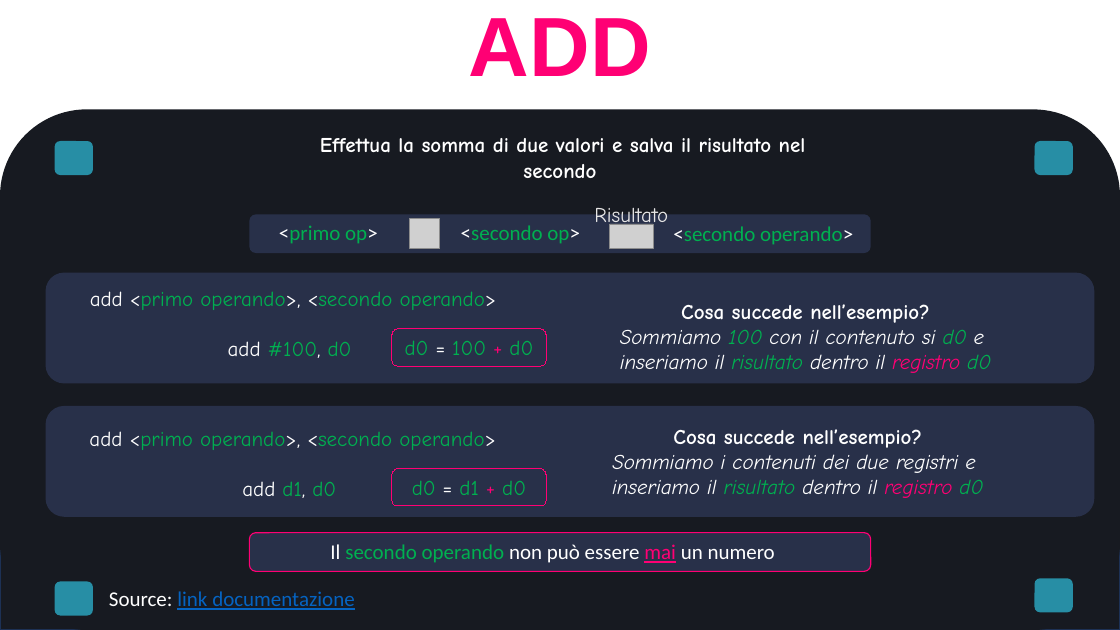
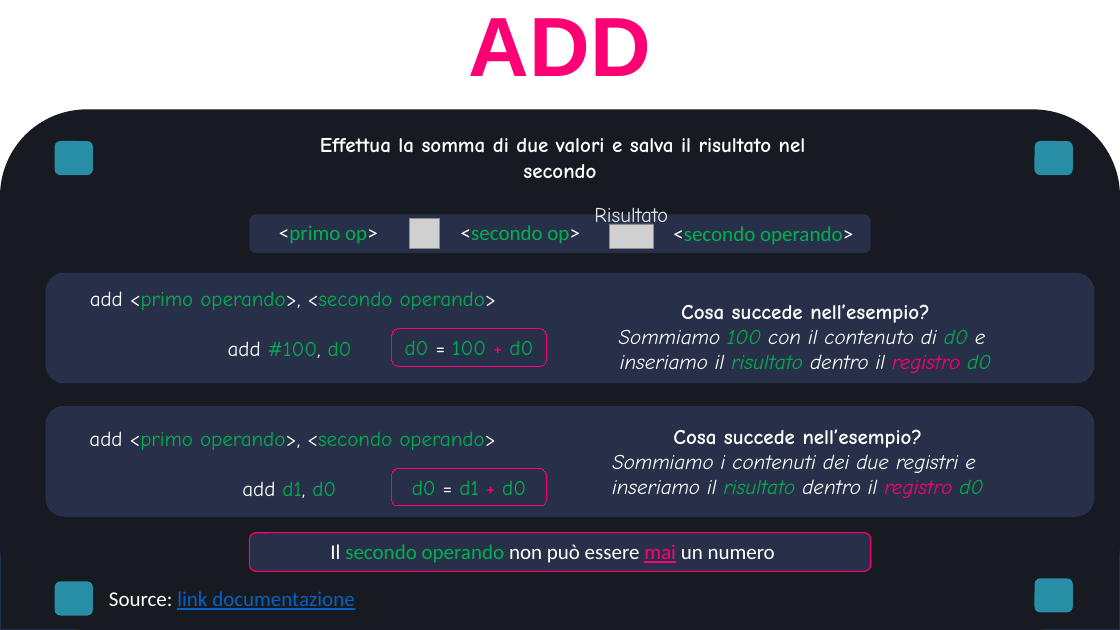
Before and after one commit to Giacomix02/Linux-day-2023, a slide deck: slide 4 of m68k.pptx. Drawn at 1120x630 pixels with LibreOffice and Linux fonts; fonts in the diff are those of the drawing; grey boxes stand for pictures; background and template pictures are left out. Boxes give left, top, right and bottom in pixels: in the first picture for what was removed or moved away, otherwise in the second. Text is boxed around its words. In the diff, an @@ line names an element or a change of style, - is before the commit and + after.

```diff
--- a/m68k.pptx
+++ b/m68k.pptx
@@ text at (619, 329, 986, 344): text changed @@
-Sommiamo 100 con il contenuto si d0 e
+Sommiamo 100 con il contenuto di d0 e
```
Also in this commit, not shown: 2 other slides changed, 2 slides added.
